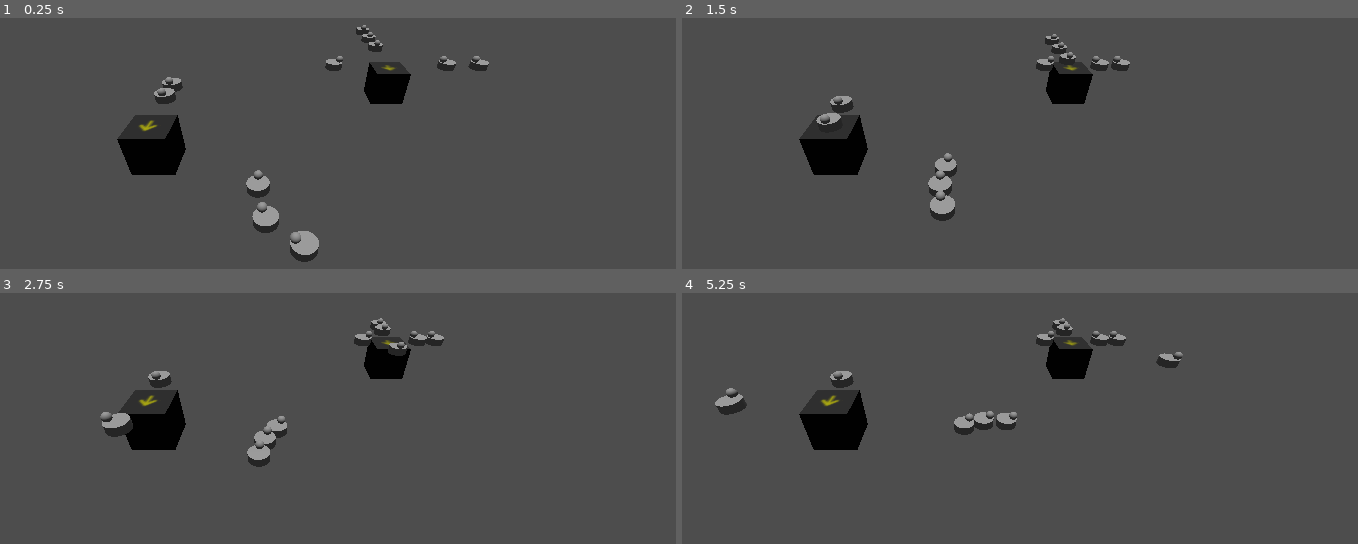
Above: before the commit, frames 1-4 (two rows, left to right).
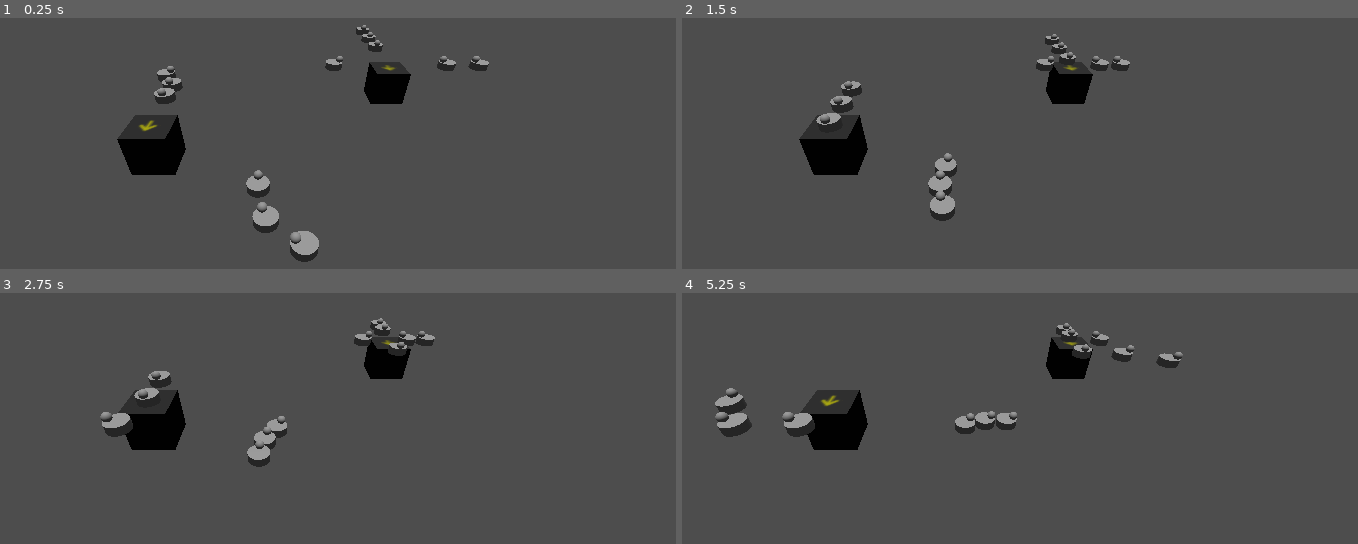
Above: after the commit, the same moments.

Repository: AndrewD55/DumpsterFrog_Acerola_Jam_0_Aberration
Game: Godot game, scene res://main.tscn
Same seed, same stepped clock (60 frames per second), same inputs: the game is played once before the commit and once after it.
Inputs (mouse positions are in pixels of both pictures, inside the frame that each line leads up to):
- Up to frame 1 (0.25 s): no input
- Up to frame 2 (1.5 s): move the mouse to (1134, 135) at 0.52 s; click (1134, 135) at 0.67 s; move the mouse to (796, 181) at 1.27 s; click (796, 181) at 1.42 s
- Up to frame 3 (2.75 s): move the mouse to (358, 335) at 2.02 s; click (358, 335) at 2.17 s
- Up to frame 4 (5.25 s): move the mouse to (918, 523) at 2.77 s; click (918, 523) at 2.92 s; move the mouse to (1195, 501) at 3.52 s; click (1195, 501) at 3.67 s; move the mouse to (715, 365) at 4.27 s; click (715, 365) at 4.42 s; move the mouse to (999, 433) at 5.02 s; click (999, 433) at 5.17 s

The runs differ from the first frame. In frame 1, 0.1% of the frame differs, in the area x 23-27%, y 19-26%; in frame 2, 0.2%; in frame 3, 0.4%; in frame 4, 1.7%, in the area x 4-67%, y 9-58%.

Commit message:
part of collision issue may have been code commented out with print statements;
Now turntable validates the identity of the node leaving is equal to the node entering.
BEST LOOKING RESULTS I'VE SEEN, THESE ELEMENTS MAY BE COMPLETE

Diff:
--- a/Acerola_Jam_0_Godot_Project/game_elements/belt_turntable.gd
+++ b/Acerola_Jam_0_Godot_Project/game_elements/belt_turntable.gd
@@ -248,26 +248,24 @@
 			#i'm leaving it up to null path logic to make sure that the object can't leave improperly
 			if NORTH_Destination !=null:
 				var monitor_not_null = monitor_path_node_for_child(North_Exit_Shute)
-				if monitor_not_null != null:
+				if monitor_not_null == Entrant_Object:
 					Entrant_Object = null #goodbye!
 					#print("Goodbye!")
 			if EAST_Destination !=null:
 				var monitor_not_null = monitor_path_node_for_child(East_Exit_Shute)
-				if monitor_not_null != null:
+				if monitor_not_null == Entrant_Object:
 					Entrant_Object = null #goodbye!
 					#print("Goodbye!")
 			if SOUTH_Destination != null:
 				var monitor_not_null = monitor_path_node_for_child(South_Exit_Shute)
-				if monitor_not_null != null:
+				if monitor_not_null == Entrant_Object:
 					Entrant_Object = null #goodbye!
 					#print("Goodbye!")
 			if WEST_Destination != null:
 				var monitor_not_null = monitor_path_node_for_child(West_Exit_Shute)
-				if monitor_not_null != null:
-					Entrant_Object = null #goodbye!
-					#print("Goodbye!")
-
-
+				if monitor_not_null == Entrant_Object:
+					Entrant_Object = null #goodbye!
+					#print("Goodbye!")
 
 # GODOT SIGNALS
 func _on_mouse_entered():
@@ -293,4 +291,5 @@
 			global_direction.WEST_XPOS:
 				EntrancePathNode=West_Enter_Gate
 				Entry_Direction_Queue.push_back(global_direction.WEST_XPOS)
+	print(Entry_Direction_Queue)
 	return EntrancePathNode
--- a/Acerola_Jam_0_Godot_Project/game_elements/on_belt_object.gd
+++ b/Acerola_Jam_0_Godot_Project/game_elements/on_belt_object.gd
@@ -29,31 +29,13 @@
 	move_velocity=initial_velocity
 
 
-
-
 func _physics_process(delta):
-	if Ahead_Colliding_ObjectNode !=null:
-		#almost match the Ahead Colliding Object's Velocity
-		move_velocity = Ahead_Colliding_ObjectNode.get_velocity()
-		#get distance between this collider's origin and the other collider
-		var Ahead_Collision_Distance:float = 0.0
-		Ahead_Collision_Distance = Ahead_Colliding_ObjectNode.global_transform.origin.distance_to(self.global_transform.origin)
-		#once the Ahead object gets far enough away, go to full velocity and forget who's ahead
-		if Ahead_Collision_Distance > follow_collision_distance:
-			print("Goodbye Collided Object")
-			move_velocity = initial_velocity
-			Ahead_Colliding_ObjectNode = null
-
 	#at end of path, reparent and get next planned parent
 	if self.progress_ratio == 1.0:
 		next_path_node = get_parent().get_exit_path_node()
 		if next_path_node != null:
 			self.reparent(next_path_node)
 			self.progress_ratio = 0.0
-		else:
-			move_velocity = 0.0
-			#stop for now?
-
 	#Move
 	self.progress += move_velocity*delta
 
@@ -66,6 +48,17 @@
 
 		if Distance_to_FrontBumper < Distance_to_BackBumper:
 			Ahead_Colliding_ObjectNode = Colliding_ObjectNode
+			move_velocity = 0.0
+			#print("CollisionAhead")
+			#print(self)
+			#print(Ahead_Colliding_ObjectNode)
 
-#func _on_area_3d_area_exited(area):
-	#pass # Replace with function body.
+func _on_area_3d_area_exited(area):
+	if area.is_in_group("OnBeltObjects"):
+		var Exiting_ObjectNode = area.get_parent()
+		if Exiting_ObjectNode == Ahead_Colliding_ObjectNode:
+			Ahead_Colliding_ObjectNode = null
+			move_velocity = initial_velocity
+			#print("EndCollision")
+			#print(self)
+			#print(Ahead_Colliding_ObjectNode)
--- a/Acerola_Jam_0_Godot_Project/main.tscn
+++ b/Acerola_Jam_0_Godot_Project/main.tscn
@@ -125,7 +125,7 @@
 initial_velocity = 0.75
 
 [node name="OnBeltObject_FRONT" parent="LinkedPath3d_B" instance=ExtResource("2_4tc6p")]
-transform = Transform3D(0.999175, 0, 0.0406155, 0, 1, 0, -0.0406155, 0, 0.999175, 1.12315, 0, 1.40887)
+transform = Transform3D(0.999174, 0, 0.0406154, 0, 1, 0, -0.0406154, 0, 0.999174, 1.12315, 0, 1.40887)
 progress = 2.0
 initial_velocity = 0.5
 
@@ -175,6 +175,11 @@
 progress = 8.0
 initial_velocity = 1.0
 
+[node name="OnBeltObject2" parent="ExampleTurntable_SOUTH/LinkedPath3D_SOUTH_RETURN" instance=ExtResource("2_4tc6p")]
+transform = Transform3D(-4.37114e-08, 0, -1, 0, 1, 0, 1, 0, -4.37114e-08, 0.598994, 0, 3.6)
+progress = 7.0
+initial_velocity = 1.0
+
 [node name="LinkedPath3D_BLOCKER" parent="." node_paths=PackedStringArray("ExitPathNode") instance=ExtResource("1_bny65")]
 transform = Transform3D(1, 0, 0, 0, 1, 0, 0, 0, 1, -3.34393, 0, -2.12252)
 curve = SubResource("Curve3D_0ybuy")
@@ -193,7 +198,7 @@
 ExitPathTurntable = NodePath("../Belt_Turntable_Input_Queue")
 
 [node name="OnBeltObject" parent="Input_Queue_Example/LinkedPath3D_NORTH" instance=ExtResource("2_4tc6p")]
-transform = Transform3D(-1, 0, -8.74228e-08, 0, 1, 0, 8.74228e-08, 0, -1, 0, 0, -2.00047)
+transform = Transform3D(-1, 0, -8.74228e-08, 0, 1, 0, 8.74228e-08, 0, -1, 0, 0, -1.985)
 progress = 2.0
 initial_velocity = 1.0
 
Not shown, added: Acerola_Jam_0_Godot_Project/game_elements/on_89D1.tmp
